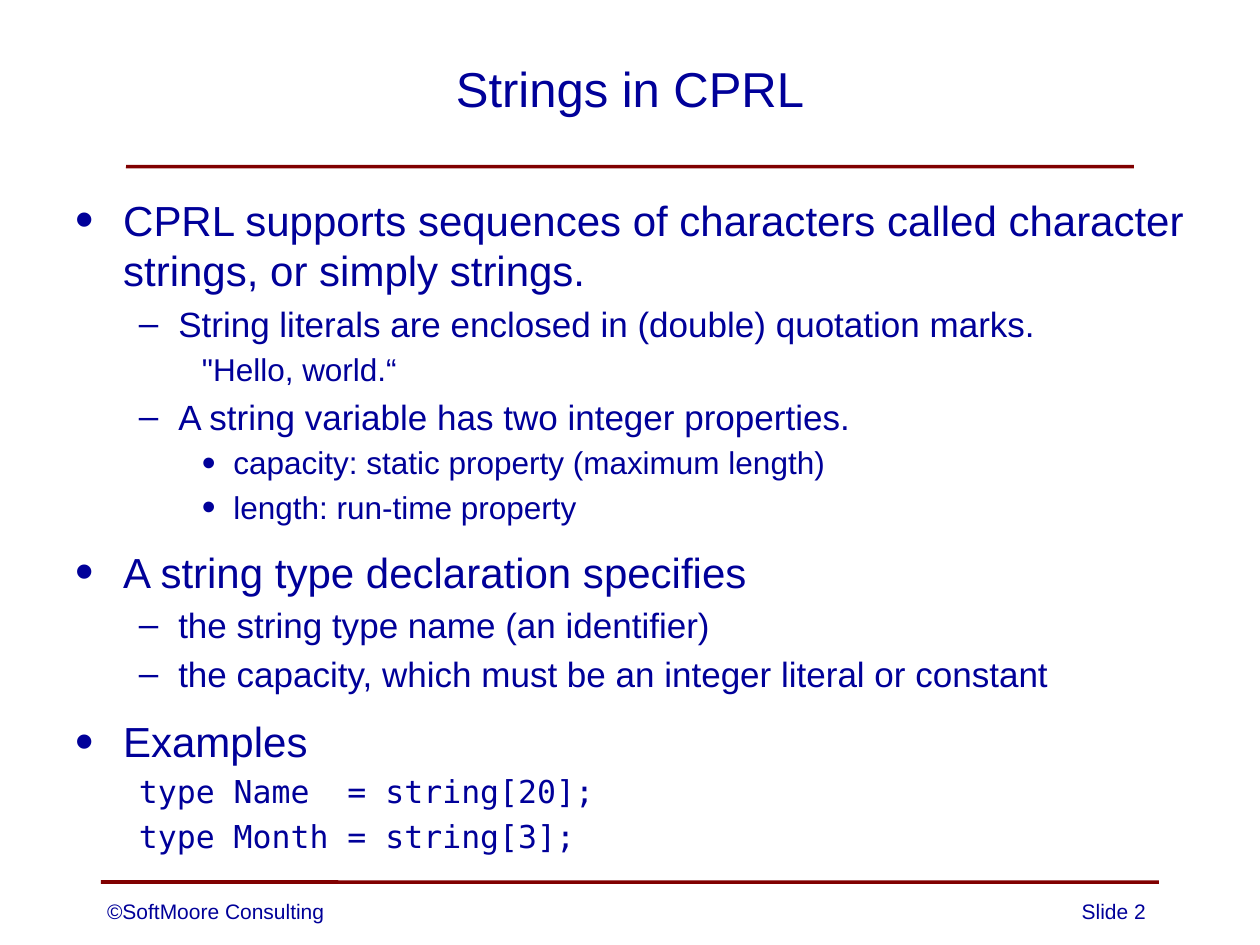
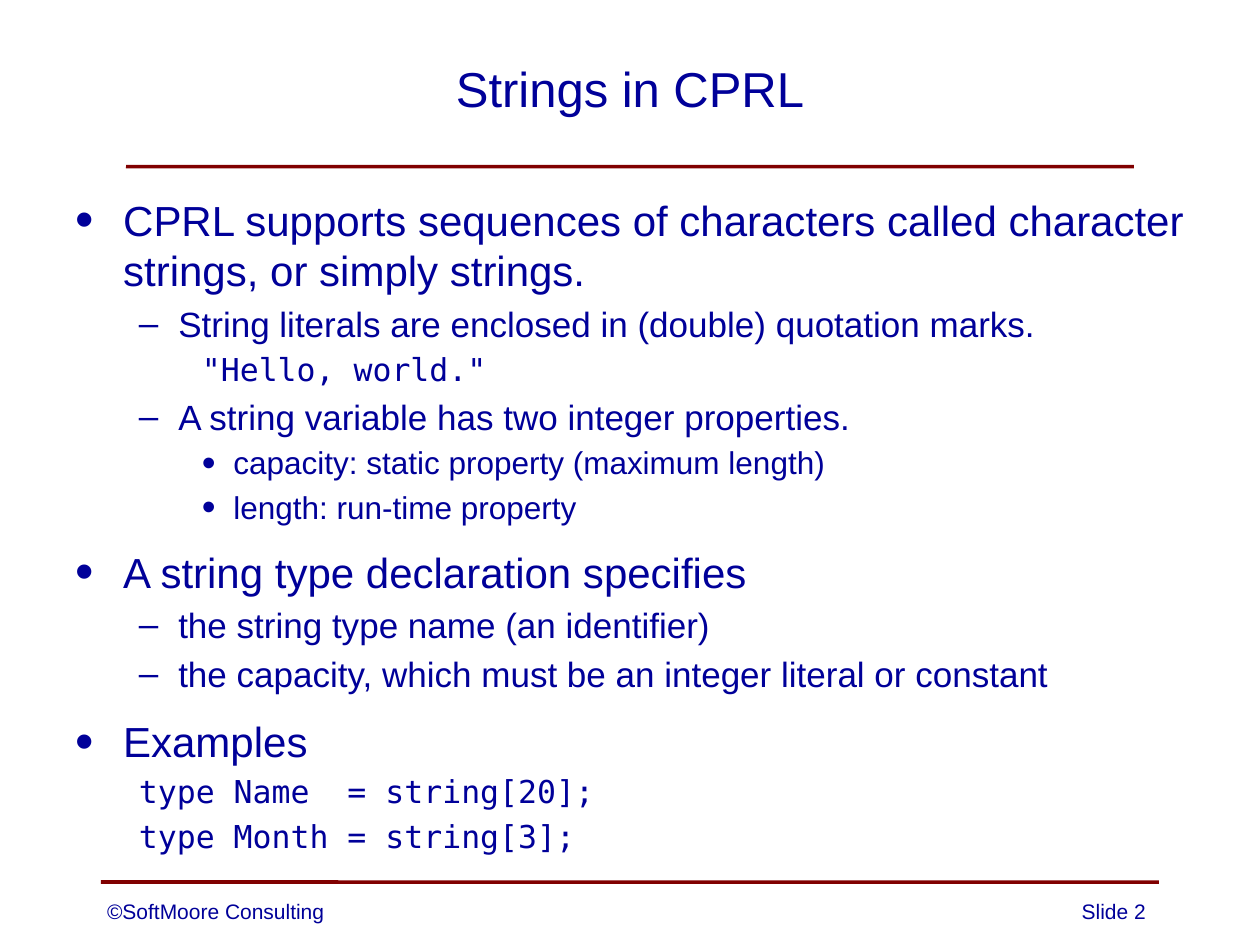
Before and after one commit to SoftMoore/CPRL-Kt-2nd, a slide deck: slide 2 of PowerPoints/15 - Strings.pptx. Drawn at 1260x945 pixels with LibreOffice and Linux fonts; fonts in the diff are those of the drawing. Boxes give left, top, right and bottom in pixels: in the first picture for what was removed or moved away, otherwise in the second. Text is boxed around its words. In the diff, an @@ line names an element or a change of style, - is before the commit and + after.

Commit message:
minor edits to one slide

```diff
--- a/PowerPoints/15 - Strings.pptx
+++ b/PowerPoints/15 - Strings.pptx
@@ text at (x1=202, y1=357, x2=487, y2=386): text changed; font Arial to DejaVu Sans Mono @@
-    "Hello, world.“
+    "Hello, world."
```
